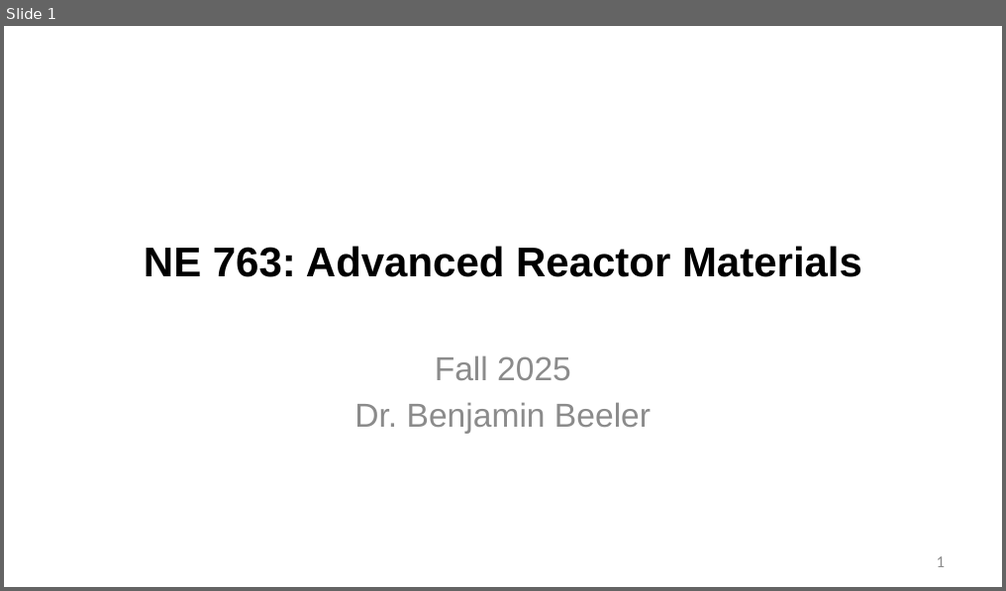
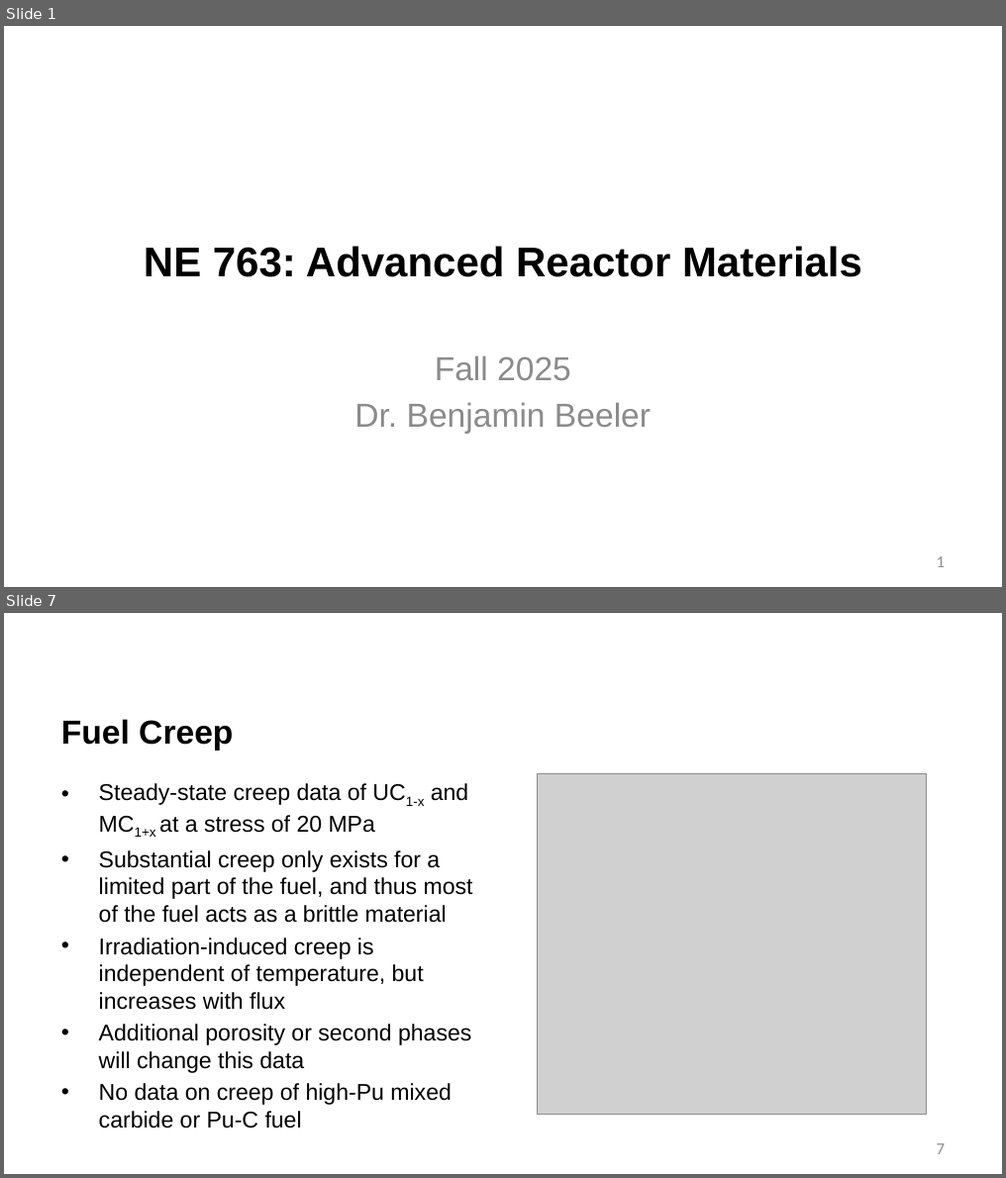
Before and after one commit to benbeeler/TEACHING, a slide deck: Advanced Reactor Materials/Fall2025/Lec16_carbide_nitride.pptx. Shown one above the other, each under a label of ours: slide 1 before the commit, slides 1 and 7 after it; the slides between them are not shown. The pictures are 1006x591 and 1006x1178 pixels, drawn with LibreOffice and Linux fonts; fonts in the diff are those of the drawing; grey boxes stand for pictures; background and template pictures are left out. Boxes give left, top, right and bottom in pixels: in the first picture for what was removed or moved away, otherwise in the second. Text is boxed around its words. In the diff, an @@ line names an element or a change of style, - is before the commit and + after.

```diff
--- a/Advanced Reactor Materials/Fall2025/Lec16_carbide_nitride.pptx
+++ b/Advanced Reactor Materials/Fall2025/Lec16_carbide_nitride.pptx
@@ slide 7 added at [4, 613, 1002, 1174], background #FFFFFF @@
@@ title added at [61, 719, 233, 751], 32 pt, text #000000, bold @@
+Fuel Creep
@@ text added at [99, 783, 473, 1129], 22 pt, text #000000 @@
+• Steady-state creep data of UC1-x and MC1+x at a stress of 20 MPa
+• Substantial creep only exists for a limited part of the fuel, and thus most of the fuel acts as a brittle material
+• Irradiation-induced creep is independent of temperature, but increases with flux
+• Additional porosity or second phases will change this data
+• No data on creep of high-Pu mixed carbide or Pu-C fuel
@@ picture added at [538, 774, 927, 1115] @@
@@ page number added at [937, 1144, 944, 1155], 16 pt, text #8C8C8C @@
+7
```
Also in this commit, not shown: 2 slides changed, 18 other slides added, 7 slides removed, 15 other files.
